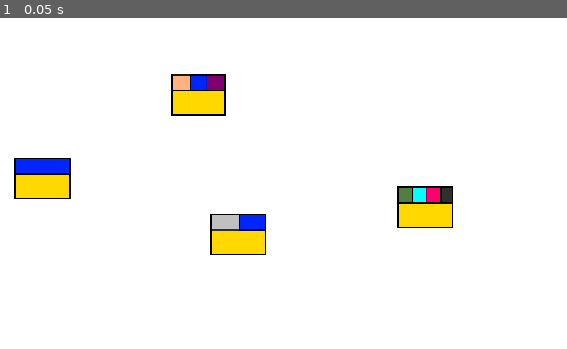
Above: before the commit, frame 1.
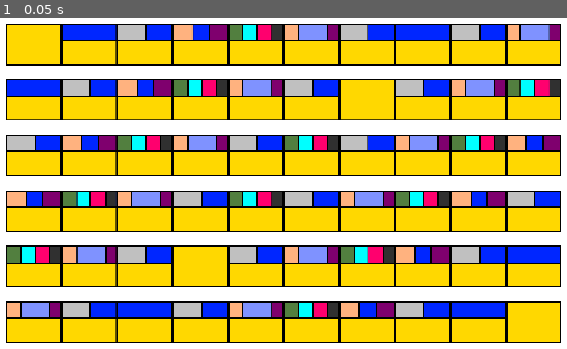
Above: after the commit, the same moment.

Repository: aduImperfect/DosaPointers
Game: Godot game, scene res://TSCN/main.tscn
The game is run twice, just before and just after one commit, with the same random seed, the same clock (stepped at 60 frames per second) and the same inputs.
Inputs:
- Up to frame 1 (0.05 s): no input

The runs differ from the first frame. In frame 1, 73% of the frame differs, in the area x 1-99%, y 1-99%.

Commit message:
Basic Level Setup

Diff:
--- a/dosa-pointers/TSCN/level.tscn
+++ b/dosa-pointers/TSCN/level.tscn
@@ -4,20 +4,268 @@
 
 [node name="Level" type="Node2D" unique_id=1957075048]
 
-[node name="Plate1" parent="." unique_id=1268479344 instance=ExtResource("1_ar723")]
-position = Vector2(212, 293)
+[node name="Plate0" parent="." unique_id=1268479344 instance=ExtResource("1_ar723")]
+position = Vector2(200, 100)
+
+[node name="Plate1" parent="." unique_id=257204074 instance=ExtResource("1_ar723")]
+position = Vector2(200, 180)
 plateVal = 1
 
 [node name="Plate2" parent="." unique_id=1341731604 instance=ExtResource("1_ar723")]
-position = Vector2(494, 374)
-plateVal = 2
-teamNo = 1
+position = Vector2(200, 260)
+plateVal = 2
 
 [node name="Plate3" parent="." unique_id=45719876 instance=ExtResource("1_ar723")]
-position = Vector2(437, 172)
-plateVal = 3
-teamNo = 1
+position = Vector2(200, 340)
+plateVal = 3
 
 [node name="Plate4" parent="." unique_id=1744917772 instance=ExtResource("1_ar723")]
-position = Vector2(763, 334)
-plateVal = 5
+position = Vector2(200, 420)
+plateVal = 5
+
+[node name="Plate5" parent="." unique_id=1594622732 instance=ExtResource("1_ar723")]
+position = Vector2(200, 500)
+plateVal = 4
+
+[node name="Plate6" parent="." unique_id=380925222 instance=ExtResource("1_ar723")]
+position = Vector2(280, 100)
+plateVal = 1
+
+[node name="Plate7" parent="." unique_id=1685890352 instance=ExtResource("1_ar723")]
+position = Vector2(280, 180)
+plateVal = 2
+
+[node name="Plate8" parent="." unique_id=1951295928 instance=ExtResource("1_ar723")]
+position = Vector2(280, 260)
+plateVal = 3
+
+[node name="Plate9" parent="." unique_id=2010503708 instance=ExtResource("1_ar723")]
+position = Vector2(280, 340)
+plateVal = 5
+
+[node name="Plate10" parent="." unique_id=110980949 instance=ExtResource("1_ar723")]
+position = Vector2(280, 420)
+plateVal = 4
+
+[node name="Plate11" parent="." unique_id=1873632336 instance=ExtResource("1_ar723")]
+position = Vector2(280, 500)
+plateVal = 2
+
+[node name="Plate12" parent="." unique_id=987349955 instance=ExtResource("1_ar723")]
+position = Vector2(360, 100)
+plateVal = 2
+
+[node name="Plate13" parent="." unique_id=78363530 instance=ExtResource("1_ar723")]
+position = Vector2(360, 180)
+plateVal = 3
+
+[node name="Plate14" parent="." unique_id=2103646330 instance=ExtResource("1_ar723")]
+position = Vector2(360, 260)
+plateVal = 5
+
+[node name="Plate15" parent="." unique_id=1664034 instance=ExtResource("1_ar723")]
+position = Vector2(360, 340)
+plateVal = 4
+
+[node name="Plate16" parent="." unique_id=1037819082 instance=ExtResource("1_ar723")]
+position = Vector2(360, 420)
+plateVal = 2
+
+[node name="Plate17" parent="." unique_id=1595182334 instance=ExtResource("1_ar723")]
+position = Vector2(360, 500)
+plateVal = 1
+
+[node name="Plate18" parent="." unique_id=783744224 instance=ExtResource("1_ar723")]
+position = Vector2(440, 100)
+plateVal = 3
+
+[node name="Plate19" parent="." unique_id=1262626063 instance=ExtResource("1_ar723")]
+position = Vector2(440, 180)
+plateVal = 5
+
+[node name="Plate20" parent="." unique_id=1647309704 instance=ExtResource("1_ar723")]
+position = Vector2(440, 260)
+plateVal = 4
+
+[node name="Plate21" parent="." unique_id=1535992282 instance=ExtResource("1_ar723")]
+position = Vector2(440, 340)
+plateVal = 2
+
+[node name="Plate22" parent="." unique_id=529473293 instance=ExtResource("1_ar723")]
+position = Vector2(440, 420)
+
+[node name="Plate23" parent="." unique_id=1704587706 instance=ExtResource("1_ar723")]
+position = Vector2(440, 500)
+plateVal = 2
+teamNo = 1
+
+[node name="Plate24" parent="." unique_id=861204587 instance=ExtResource("1_ar723")]
+position = Vector2(520, 100)
+plateVal = 5
+
+[node name="Plate25" parent="." unique_id=330940043 instance=ExtResource("1_ar723")]
+position = Vector2(520, 180)
+plateVal = 4
+
+[node name="Plate26" parent="." unique_id=633023430 instance=ExtResource("1_ar723")]
+position = Vector2(520, 260)
+plateVal = 2
+
+[node name="Plate27" parent="." unique_id=1002408802 instance=ExtResource("1_ar723")]
+position = Vector2(520, 340)
+plateVal = 5
+
+[node name="Plate28" parent="." unique_id=963261096 instance=ExtResource("1_ar723")]
+position = Vector2(520, 420)
+plateVal = 2
+teamNo = 1
+
+[node name="Plate29" parent="." unique_id=1323381034 instance=ExtResource("1_ar723")]
+position = Vector2(520, 500)
+plateVal = 4
+teamNo = 1
+
+[node name="Plate30" parent="." unique_id=980088799 instance=ExtResource("1_ar723")]
+position = Vector2(600, 100)
+plateVal = 4
+
+[node name="Plate31" parent="." unique_id=1038730852 instance=ExtResource("1_ar723")]
+position = Vector2(600, 180)
+plateVal = 2
+
+[node name="Plate32" parent="." unique_id=693175538 instance=ExtResource("1_ar723")]
+position = Vector2(600, 260)
+plateVal = 5
+teamNo = 1
+
+[node name="Plate33" parent="." unique_id=2090481936 instance=ExtResource("1_ar723")]
+position = Vector2(600, 340)
+plateVal = 2
+teamNo = 1
+
+[node name="Plate34" parent="." unique_id=941465910 instance=ExtResource("1_ar723")]
+position = Vector2(600, 420)
+plateVal = 4
+teamNo = 1
+
+[node name="Plate35" parent="." unique_id=262758685 instance=ExtResource("1_ar723")]
+position = Vector2(600, 500)
+plateVal = 5
+teamNo = 1
+
+[node name="Plate36" parent="." unique_id=157544826 instance=ExtResource("1_ar723")]
+position = Vector2(680, 100)
+plateVal = 2
+
+[node name="Plate37" parent="." unique_id=582592144 instance=ExtResource("1_ar723")]
+position = Vector2(680, 180)
+teamNo = 1
+
+[node name="Plate38" parent="." unique_id=1280233933 instance=ExtResource("1_ar723")]
+position = Vector2(680, 260)
+plateVal = 2
+teamNo = 1
+
+[node name="Plate39" parent="." unique_id=1838911751 instance=ExtResource("1_ar723")]
+position = Vector2(680, 340)
+plateVal = 4
+teamNo = 1
+
+[node name="Plate40" parent="." unique_id=2084563585 instance=ExtResource("1_ar723")]
+position = Vector2(680, 420)
+plateVal = 5
+teamNo = 1
+
+[node name="Plate41" parent="." unique_id=342787183 instance=ExtResource("1_ar723")]
+position = Vector2(680, 500)
+plateVal = 3
+teamNo = 1
+
+[node name="Plate42" parent="." unique_id=1888179535 instance=ExtResource("1_ar723")]
+position = Vector2(760, 100)
+plateVal = 1
+teamNo = 1
+
+[node name="Plate43" parent="." unique_id=236984967 instance=ExtResource("1_ar723")]
+position = Vector2(760, 180)
+plateVal = 2
+teamNo = 1
+
+[node name="Plate44" parent="." unique_id=1566982197 instance=ExtResource("1_ar723")]
+position = Vector2(760, 260)
+plateVal = 4
+teamNo = 1
+
+[node name="Plate45" parent="." unique_id=1532269987 instance=ExtResource("1_ar723")]
+position = Vector2(760, 340)
+plateVal = 5
+teamNo = 1
+
+[node name="Plate46" parent="." unique_id=996021053 instance=ExtResource("1_ar723")]
+position = Vector2(760, 420)
+plateVal = 3
+teamNo = 1
+
+[node name="Plate47" parent="." unique_id=2145695092 instance=ExtResource("1_ar723")]
+position = Vector2(760, 500)
+plateVal = 2
+teamNo = 1
+
+[node name="Plate48" parent="." unique_id=2073726316 instance=ExtResource("1_ar723")]
+position = Vector2(840, 100)
+plateVal = 2
+teamNo = 1
+
+[node name="Plate49" parent="." unique_id=1533401455 instance=ExtResource("1_ar723")]
+position = Vector2(840, 180)
+plateVal = 4
+teamNo = 1
+
+[node name="Plate50" parent="." unique_id=265597441 instance=ExtResource("1_ar723")]
+position = Vector2(840, 260)
+plateVal = 5
+teamNo = 1
+
+[node name="Plate51" parent="." unique_id=1510589310 instance=ExtResource("1_ar723")]
+position = Vector2(840, 340)
+plateVal = 3
+teamNo = 1
+
+[node name="Plate52" parent="." unique_id=294472095 instance=ExtResource("1_ar723")]
+position = Vector2(840, 420)
+plateVal = 2
+teamNo = 1
+
+[node name="Plate53" parent="." unique_id=1165670125 instance=ExtResource("1_ar723")]
+position = Vector2(840, 500)
+plateVal = 1
+teamNo = 1
+
+[node name="Plate54" parent="." unique_id=1777549354 instance=ExtResource("1_ar723")]
+position = Vector2(920, 100)
+plateVal = 4
+teamNo = 1
+
+[node name="Plate55" parent="." unique_id=202214439 instance=ExtResource("1_ar723")]
+position = Vector2(920, 180)
+plateVal = 5
+teamNo = 1
+
+[node name="Plate56" parent="." unique_id=1543329298 instance=ExtResource("1_ar723")]
+position = Vector2(920, 260)
+plateVal = 3
+teamNo = 1
+
+[node name="Plate57" parent="." unique_id=70857990 instance=ExtResource("1_ar723")]
+position = Vector2(920, 340)
+plateVal = 2
+teamNo = 1
+
+[node name="Plate58" parent="." unique_id=1150019948 instance=ExtResource("1_ar723")]
+position = Vector2(920, 420)
+plateVal = 1
+teamNo = 1
+
+[node name="Plate59" parent="." unique_id=1285729599 instance=ExtResource("1_ar723")]
+position = Vector2(920, 500)
+teamNo = 1
